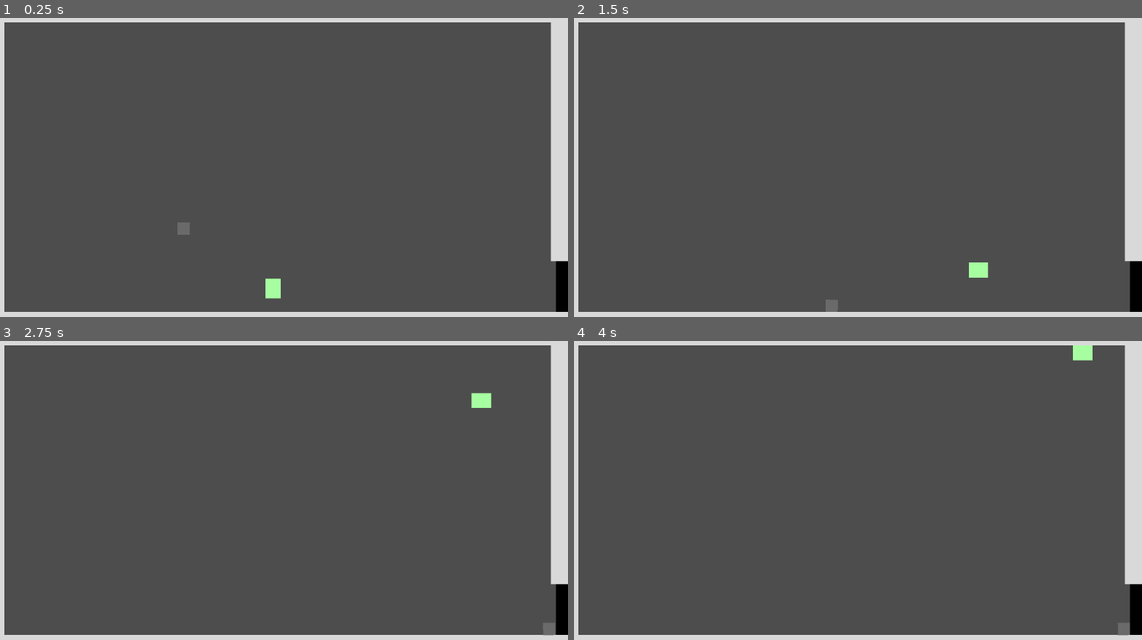
Above: before the commit, frames 1-4 (two rows, left to right).
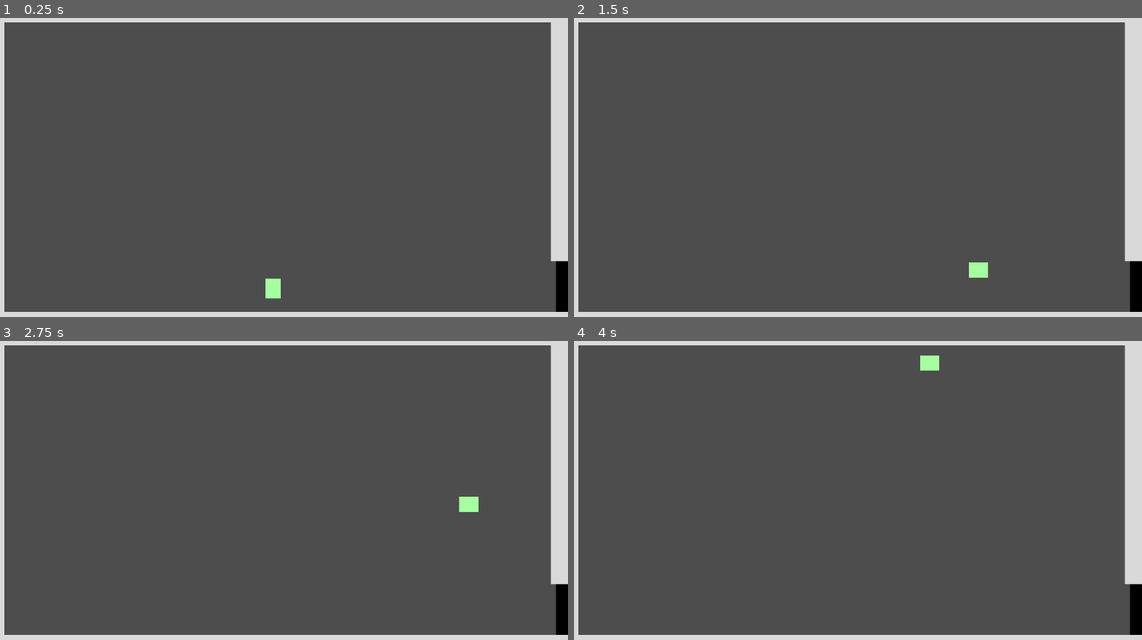
Above: after the commit, the same moments.

Repository: Harry32/ThinkyGameJam
Game: Godot game, scene res://scenes/levels/level.tscn
Two runs of this game, one before a commit and one after it. Both use one fixed random seed, a clock stepped at 60 frames per second and the inputs below.
Inputs:
- Up to frame 1 (0.25 s): no input
- Up to frame 2 (1.5 s): hold Shift (Gravity) 0.53-1.28 s; hold D (Right) from 0.53 s (still down); tap Space (Jump) at 0.77 s; tap Shift (Gravity) at 1.35 s
- Up to frame 3 (2.75 s): tap Space (Jump) at 1.52 s; release D (Right) at 2.03 s; hold A (Left) from 2.03 s (still down); hold Shift (Gravity) from 2.03 s (still down)
- Up to frame 4 (4 s): release A (Left) at 2.78 s; release Shift (Gravity) at 2.78 s; hold D (Right) from 2.78 s (still down); tap Shift (Gravity) at 2.85 s; tap Space (Jump) at 3.02, 3.77 s; hold Shift (Gravity) from 3.53 s (still down)

The runs differ from the first frame. In frame 1, less than 0.1% of the frame differs, in the area x 31-34%, y 68-73%; in frame 2, less than 0.1%; in frame 3, 0.4%, in the area x 80-98%, y 17-99%; in frame 4, 0.4%.

Commit message:
Adding gravitational field

Diff:
--- a/scenes/levels/level.tscn
+++ b/scenes/levels/level.tscn
@@ -1,10 +1,8 @@
-[gd_scene load_steps=9 format=3 uid="uid://c8y7wph201vx4"]
+[gd_scene load_steps=7 format=3 uid="uid://c8y7wph201vx4"]
 
 [ext_resource type="PackedScene" uid="uid://crdgt41diya2q" path="res://scenes/player/player.tscn" id="1_2inqr"]
 [ext_resource type="Texture2D" uid="uid://dx18e4piaqadk" path="res://graphics/pillars.png" id="1_hi3so"]
 [ext_resource type="PackedScene" uid="uid://vstxymajgmdd" path="res://scenes/mechanics/door.tscn" id="2_rlsdc"]
-[ext_resource type="PackedScene" uid="uid://dguxwd8kbvmuh" path="res://scenes/objects/box.tscn" id="4_13b0s"]
-[ext_resource type="PackedScene" uid="uid://d74u40b0yxit" path="res://scenes/mechanics/gravitational_field.tscn" id="5_422oj"]
 
 [sub_resource type="RectangleShape2D" id="RectangleShape2D_3d0cl"]
 size = Vector2(1960, 115)
@@ -82,10 +80,3 @@
 offset_bottom = 850.0
 color = Color(0.85098, 0.85098, 0.85098, 1)
 metadata/_edit_use_anchors_ = true
-
-[node name="Box" parent="." instance=ExtResource("4_13b0s")]
-position = Vector2(651, 714)
-
-[node name="GravitationalField" parent="." instance=ExtResource("5_422oj")]
-position = Vector2(1450, 431)
-scale = Vector2(2.2, 2.99767)
--- a/scenes/mechanics/gravitational_field.tscn
+++ b/scenes/mechanics/gravitational_field.tscn
@@ -1,9 +1,18 @@
-[gd_scene load_steps=3 format=3 uid="uid://d74u40b0yxit"]
+[gd_scene load_steps=8 format=3 uid="uid://d74u40b0yxit"]
 
 [ext_resource type="Script" path="res://scripts/gravitational_field.gd" id="1_c2c5j"]
+[ext_resource type="Shader" uid="uid://bc36nu7w73di8" path="res://shaders/gravitational_field.tres" id="2_ldl5w"]
+[ext_resource type="Texture2D" uid="uid://bpik412hmh0vs" path="res://graphics/rectangle.png" id="2_vbmlx"]
+[ext_resource type="Texture2D" uid="uid://c04a2td5j1rnf" path="res://graphics/circle.png" id="4_oids6"]
 
 [sub_resource type="RectangleShape2D" id="RectangleShape2D_8fjm2"]
 size = Vector2(20, 244)
+
+[sub_resource type="ShaderMaterial" id="ShaderMaterial_56oof"]
+shader = ExtResource("2_ldl5w")
+
+[sub_resource type="Gradient" id="Gradient_gro61"]
+colors = PackedColorArray(0, 0.745098, 0.643137, 0, 0, 0.745098, 0.643137, 1)
 
 [node name="GravitationalField" type="Area2D"]
 collision_layer = 4
@@ -11,11 +20,30 @@
 script = ExtResource("1_c2c5j")
 
 [node name="CollisionShape2D" type="CollisionShape2D" parent="."]
+visible = false
 scale = Vector2(4.68, 1)
 shape = SubResource("RectangleShape2D_8fjm2")
 
 [node name="RayCast2D" type="RayCast2D" parent="."]
 target_position = Vector2(0, 1)
+collide_with_bodies = false
+
+[node name="Sprite2D" type="Sprite2D" parent="."]
+modulate = Color(0.384314, 0.690196, 0.976471, 1)
+material = SubResource("ShaderMaterial_56oof")
+texture = ExtResource("2_vbmlx")
+
+[node name="Particles" type="CPUParticles2D" parent="."]
+position = Vector2(0, 99)
+emitting = false
+lifetime = 1.1
+texture = ExtResource("4_oids6")
+emission_shape = 3
+emission_rect_extents = Vector2(47, 1)
+gravity = Vector2(0, 0)
+scale_amount_min = 0.1
+scale_amount_max = 0.2
+color_ramp = SubResource("Gradient_gro61")
 
 [connection signal="body_entered" from="." to="." method="_on_body_entered"]
 [connection signal="body_exited" from="." to="." method="_on_body_exited"]
--- a/scenes/player/player.tscn
+++ b/scenes/player/player.tscn
@@ -28,3 +28,4 @@
 
 [node name="TopRayCast" type="RayCast2D" parent="."]
 target_position = Vector2(0, -50)
+collide_with_bodies = false
--- a/scripts/gravitational_field.gd
+++ b/scripts/gravitational_field.gd
@@ -1,19 +1,22 @@
 extends Area2D
 
-
-# Called when the node enters the scene tree for the first time.
-func _ready():
-	pass # Replace with function body.
+var gravityValue = ProjectSettings.get_setting("physics/2d/default_gravity") * -1
+var direction : Vector2
 
 
-# Called every frame. 'delta' is the elapsed time since the previous frame.
-func _process(delta):
-	pass
+func _ready():
+	var newDirection = $RayCast2D.target_position.rotated(rotation)
+
+	direction.x = snapped(newDirection.x, 0.0001)
+	direction.y = snapped(newDirection.y, 0.0001)
+
+	$Particles.gravity = direction * gravityValue
+	$Particles.emitting = true
 
 
 func _on_body_entered(body):
-	body.set_external_gravity($RayCast2D.target_position)
+	body.set_external_gravity(direction)
 
 
 func _on_body_exited(body):
-	body.set_external_gravity(GravityInformation.get_up_direction())
+	body.set_global_gravity()
--- a/scripts/object.gd
+++ b/scripts/object.gd
@@ -2,6 +2,7 @@
 
 var gravity = ProjectSettings.get_setting("physics/2d/default_gravity") * -1
 var gravity_vector: Vector2 = Vector2(0, 0)
+var external_gravity : bool = false
 
 
 func _ready():
@@ -15,6 +16,19 @@
 	apply_central_force(gravity_vector)
 
 
-## Change gravity direction upon signal
+## Update up direction if the gravity is no changed by externals origins
 func change_up_direction(upDirection: Vector2):
-	gravity_vector = gravity * mass * upDirection
+	if not external_gravity:
+		gravity_vector = gravity * mass * upDirection
+
+
+## Update direction and mark as external gravity
+func set_external_gravity(upDirection: Vector2):
+	change_up_direction(upDirection)
+	external_gravity = true
+
+
+## Mark as global gravity and update direction
+func set_global_gravity():
+	external_gravity = false
+	change_up_direction(GravityInformation.get_up_direction())
--- a/scripts/player.gd
+++ b/scripts/player.gd
@@ -5,6 +5,7 @@
 const PUSH_FORCE = 60.0
 
 var gravity = ProjectSettings.get_setting("physics/2d/default_gravity") * -1
+var block_deceleration : bool = false
 var external_gravity : bool = false
 var currentAngle : float = 0
 
@@ -59,7 +60,7 @@
 		if direction:
 			velocity.x = direction * SPEED
 		else:
-			if not external_gravity:
+			if not block_deceleration:
 				velocity.x = move_toward(velocity.x, 0, SPEED)
 	else:
 		if up_direction == Vector2.LEFT:
@@ -70,7 +71,7 @@
 		if direction:
 			velocity.y = direction * direction_vertical_movement * SPEED
 		else:
-			if not external_gravity:
+			if not block_deceleration:
 				velocity.y = move_toward(velocity.y, 0, SPEED)
 
 
@@ -84,7 +85,7 @@
 
 ## Toggle external gravity flag
 func toggle_external_gravity():
-	external_gravity = not external_gravity
+	block_deceleration = not block_deceleration
 
 
 ## Simulate RigidBody2d apply_central_impulse function
@@ -101,11 +102,20 @@
 		tween.tween_property(self, "rotation", angle, 0.3)
 
 
-## Update up direction
+## Update up direction if the gravity is no changed by externals origins
 func update_up_direction(upDirection: Vector2):
-	set_up_direction(upDirection)
-	rotate_player(upDirection)
+	if not external_gravity:
+		set_up_direction(upDirection)
+		rotate_player(upDirection)
 
 
+## Update direction and mark as external gravity
 func set_external_gravity(upDirection: Vector2):
 	update_up_direction(upDirection)
+	external_gravity = true
+
+
+## Mark as global gravity and update direction
+func set_global_gravity():
+	external_gravity = false
+	update_up_direction(GravityInformation.get_up_direction())
--- /dev/null
+++ b/shaders/gravitational_field.tres
@@ -0,0 +1,39 @@
+[gd_resource type="VisualShader" load_steps=3 format=3 uid="uid://bc36nu7w73di8"]
+
+[sub_resource type="VisualShaderNodeInput" id="VisualShaderNodeInput_c75vo"]
+expanded_output_ports = [0]
+input_name = "uv"
+
+[sub_resource type="VisualShaderNodeFloatFunc" id="VisualShaderNodeFloatFunc_h2l0a"]
+function = 31
+
+[resource]
+code = "shader_type canvas_item;
+render_mode blend_mix;
+
+
+
+
+void fragment() {
+// Input:2
+	vec2 n_out2p0 = UV;
+	float n_out2p2 = n_out2p0.g;
+
+
+// FloatFunc:3
+	float n_out3p0 = 1.0 - n_out2p2;
+
+
+// Output:0
+	COLOR.a = n_out3p0;
+
+
+}
+"
+mode = 1
+flags/light_only = false
+nodes/fragment/2/node = SubResource("VisualShaderNodeInput_c75vo")
+nodes/fragment/2/position = Vector2(-340, 140)
+nodes/fragment/3/node = SubResource("VisualShaderNodeFloatFunc_h2l0a")
+nodes/fragment/3/position = Vector2(120, 180)
+nodes/fragment/connections = PackedInt32Array(3, 0, 0, 1, 2, 2, 3, 0)
Binary file added: graphics/rectangle.png
Not shown, added: graphics/rectangle.png.import
